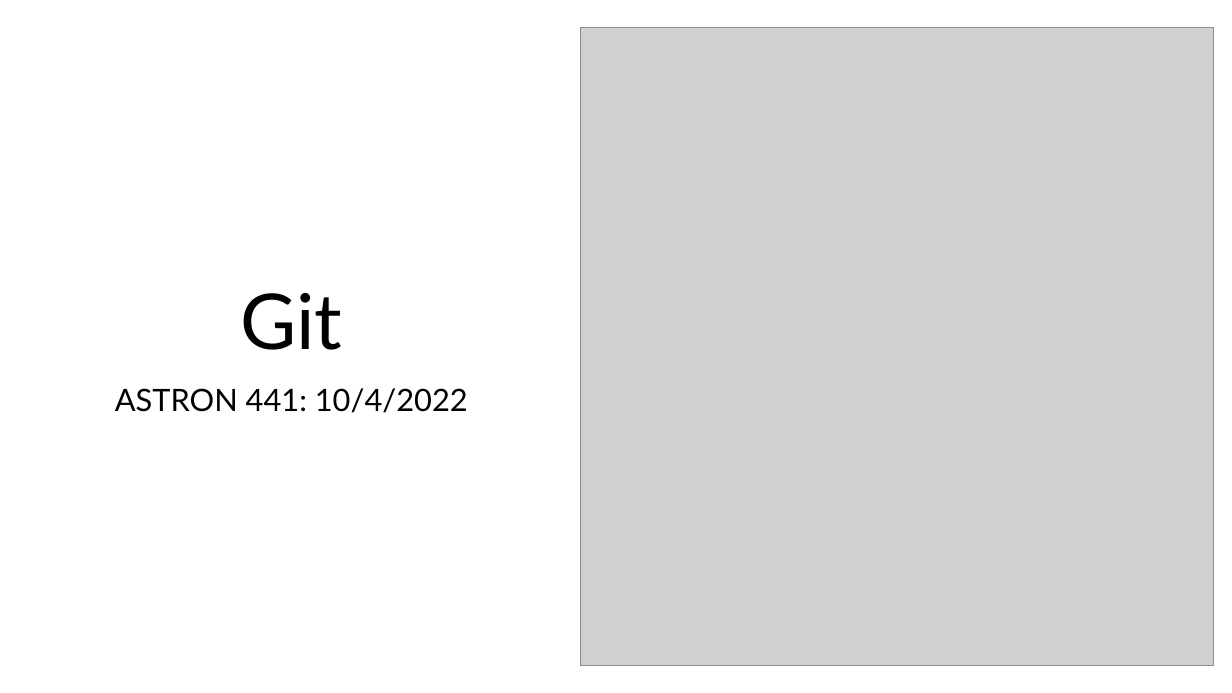
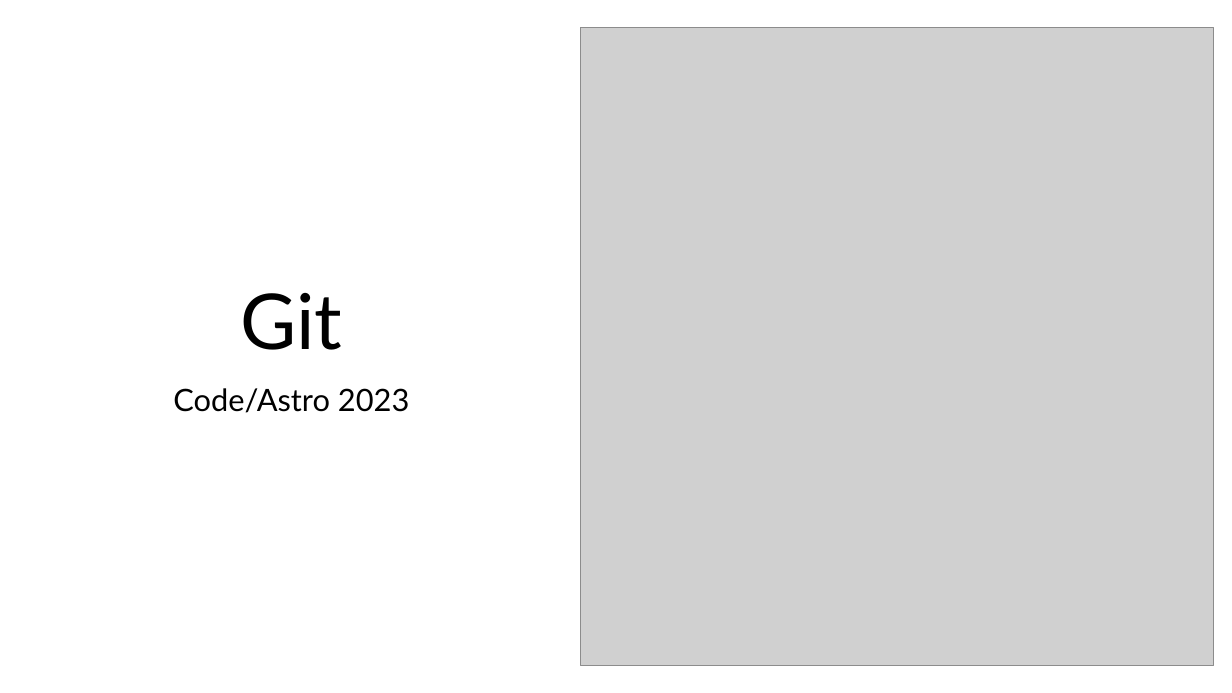
Before and after one commit to semaphoreP/codeastro, a slide deck: slide 1 of Day1/intro_to_git.pptx. Drawn at 1232x693 pixels with LibreOffice and Linux fonts; fonts in the diff are those of the drawing; grey boxes stand for pictures. Boxes give left, top, right and bottom in pixels: in the first picture for what was removed or moved away, otherwise in the second. Text is boxed around its words. In the diff, an @@ line names an element or a change of style, - is before the commit and + after.

```diff
--- a/Day1/intro_to_git.pptx
+++ b/Day1/intro_to_git.pptx
@@ subtitle at <box>173,388,409,413</box>: text changed @@
-ASTRON 441: 10/4/2022
+Code/Astro 2023
```
Also in this commit, not shown: 1 other slide changed, 21 slides removed.
